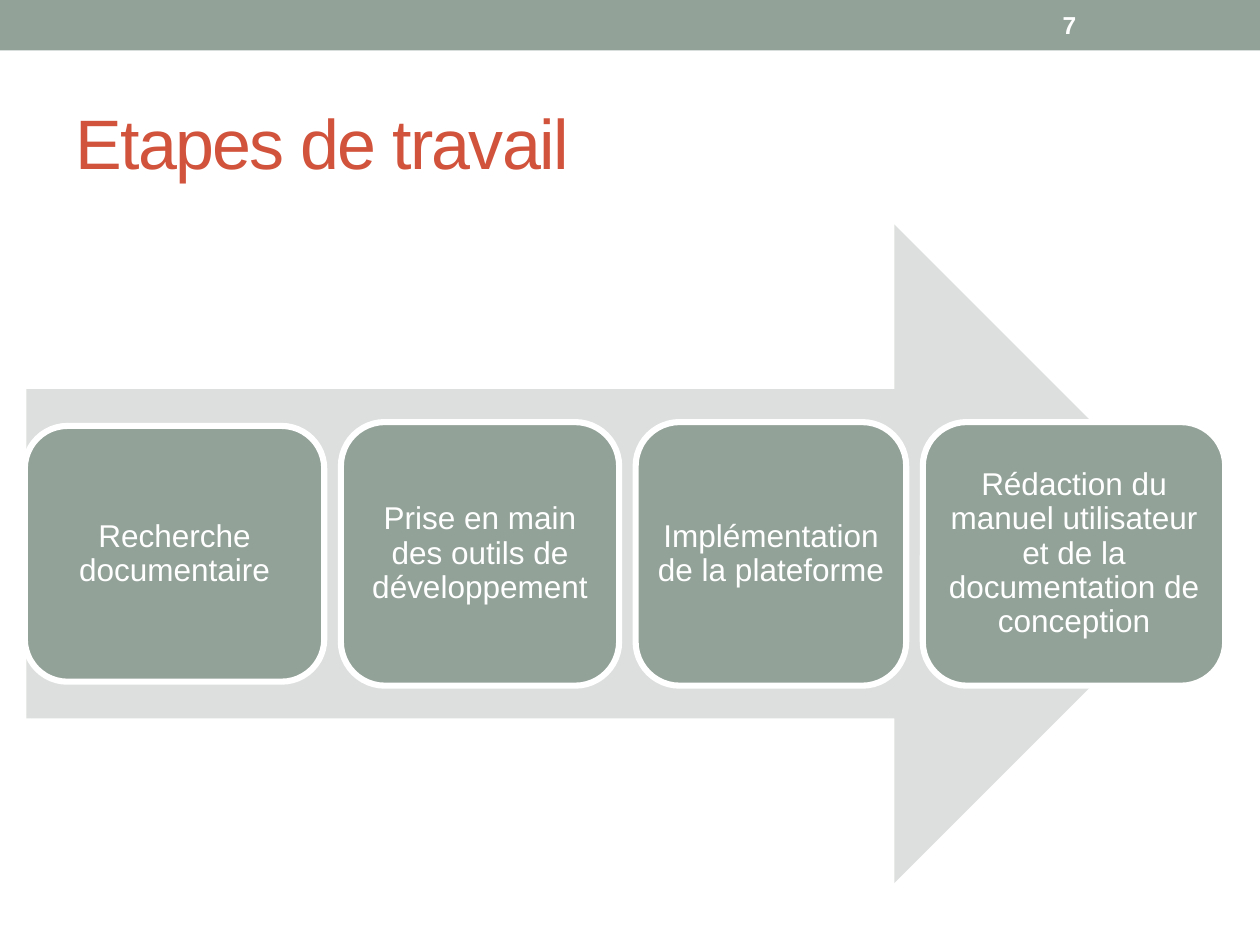
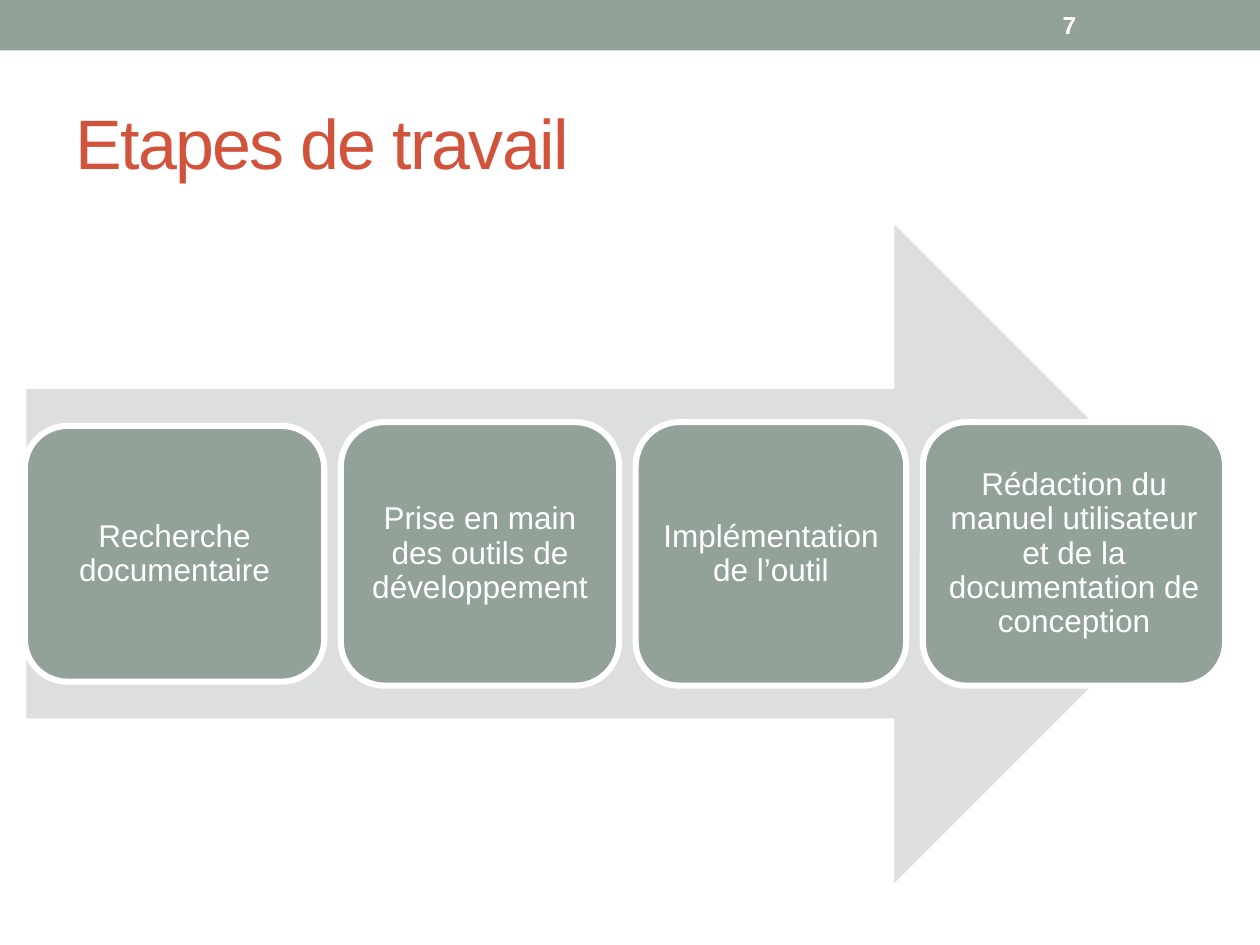
Before and after one commit to margotj38/Projet_de_spe, a slide deck: slide 7 of Sheme.pptx. Drawn at 1260x945 pixels with LibreOffice and Linux fonts; fonts in the diff are those of the drawing. Boxes give left, top, right and bottom in pixels: in the first picture for what was removed or moved away, otherwise in the second. Text is boxed around its words. In the diff, an @@ line names an element or a change of style, - is before the commit and + after.

```diff
--- a/Sheme.pptx
+++ b/Sheme.pptx
@@ text at (x1=663, y1=524, x2=878, y2=581): text changed @@
-Implémentation de la plateforme
+Implémentation de l’outil
```
Also in this commit, not shown: 1 other slide changed.
